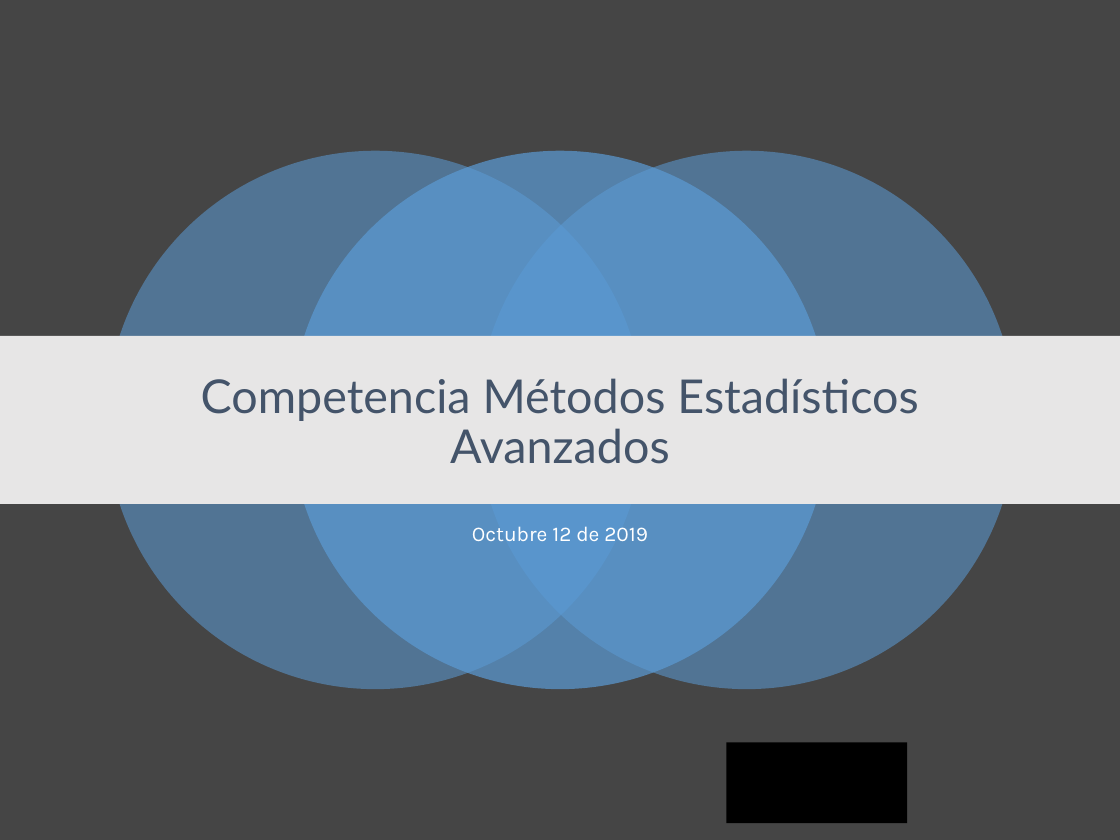
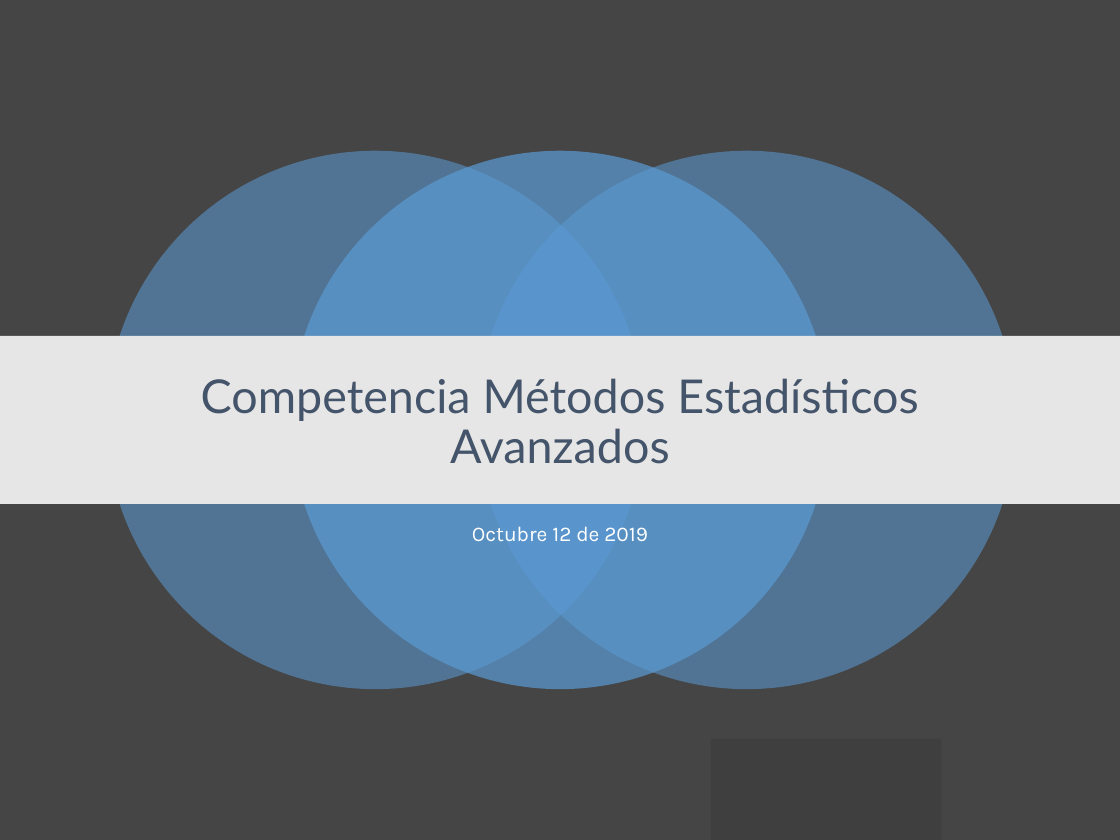
Before and after one commit to lizmosquera/CompetenciaMetodos, a slide deck: slide 1 of presentacion competencia vf.pptx. Drawn at 1120x840 pixels with LibreOffice and Linux fonts; fonts in the diff are those of the drawing. Boxes give left, top, right and bottom in pixels: in the first picture for what was removed or moved away, otherwise in the second. Text is boxed around its words. In the diff, an @@ line names an element or a change of style, - is before the commit and + after.

```diff
--- a/presentacion competencia vf.pptx
+++ b/presentacion competencia vf.pptx
@@ rectangle added at (x1=711, y1=738, x2=942, y2=840), fill #3F3F3F @@
@@ rectangle removed at (x1=727, y1=743, x2=907, y2=823) @@
```
